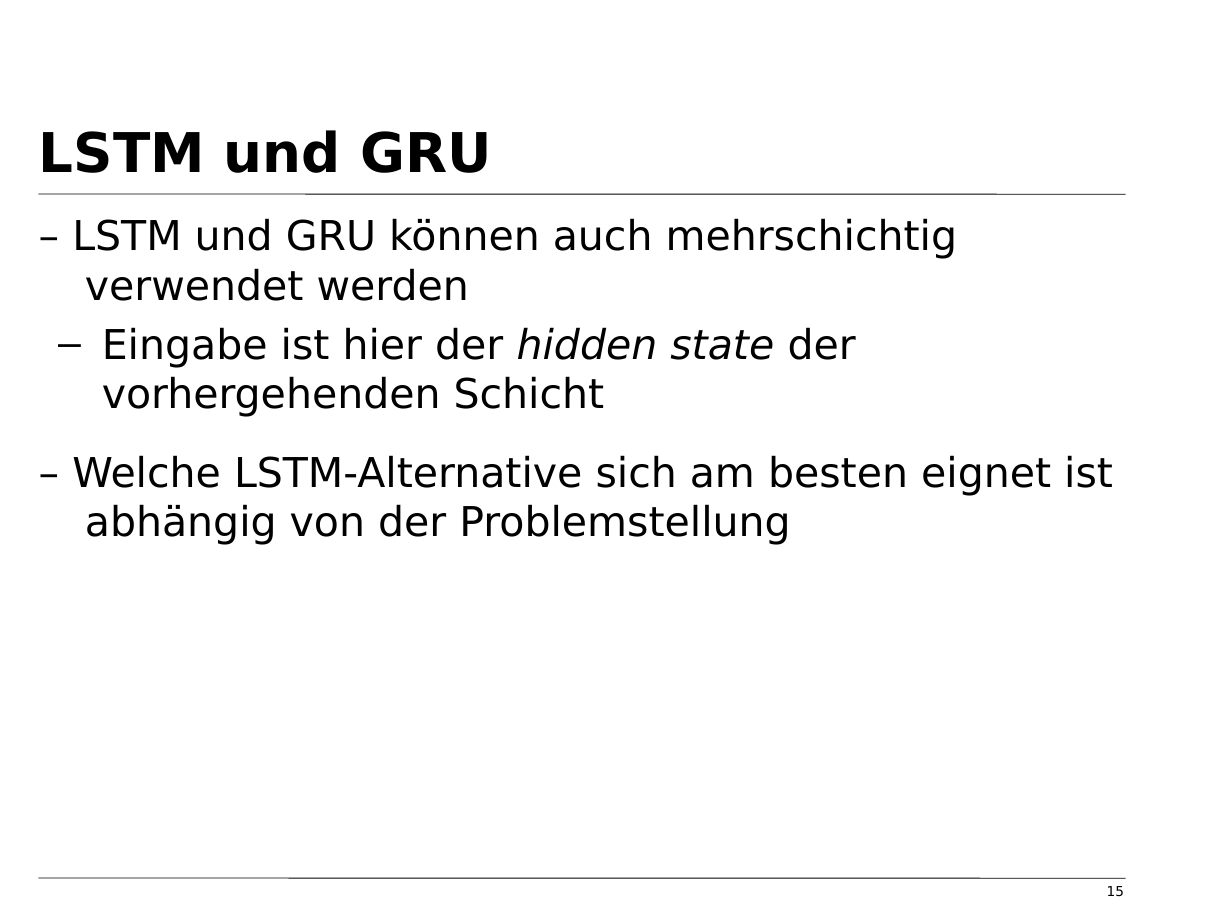
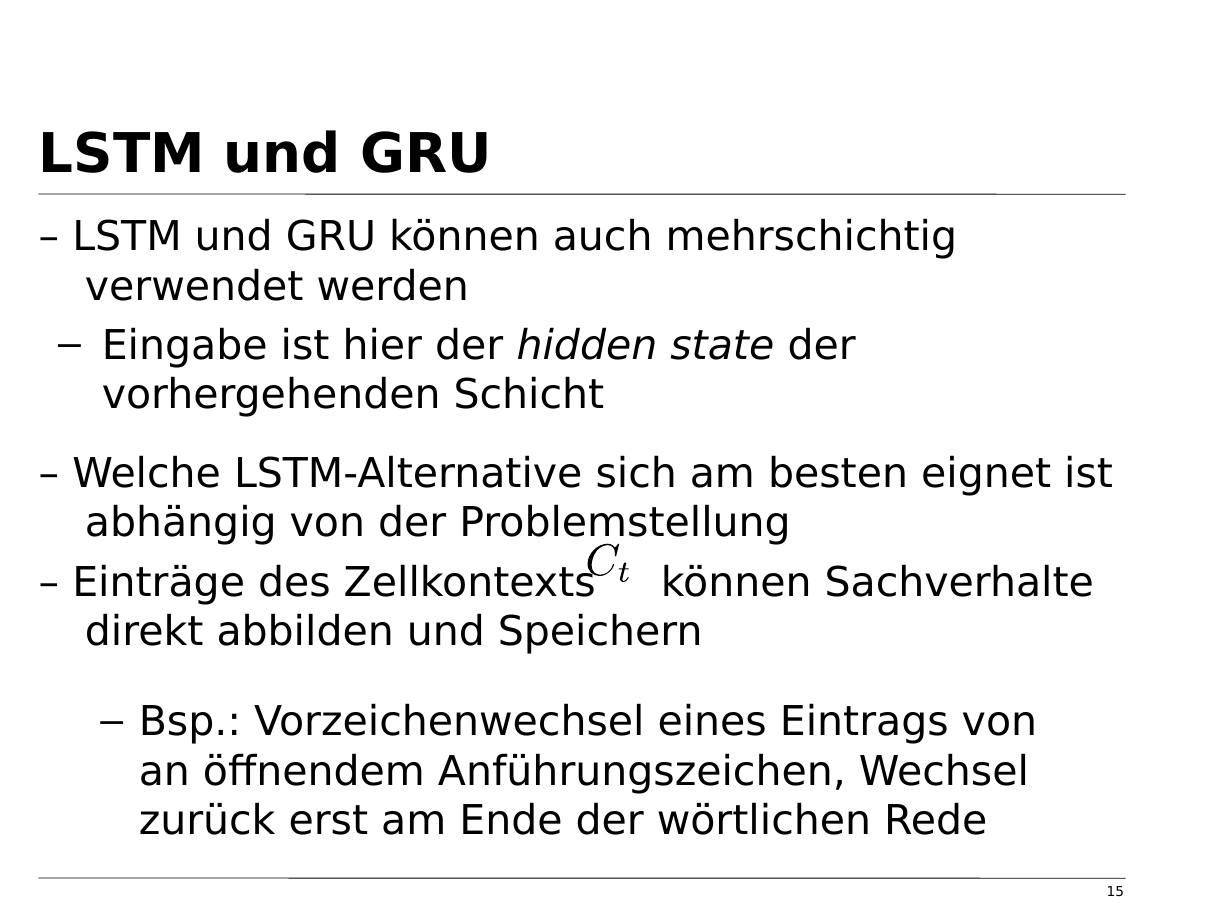
Before and after one commit to tfassbender/deep_learning_team_rnn, a slide deck: slide 15 of vorlesung/vorlesung_rnn_lstm_malte.odp. Drawn at 1232x924 pixels with LibreOffice and Linux fonts; fonts in the diff are those of the drawing; background and template pictures are left out. Boxes give left, top, right and bottom in pixels: in the first picture for what was removed or moved away, otherwise in the second. Text is boxed around its words. In the diff, an @@ line names an element or a change of style, - is before the commit and + after.

Commit message:
LSTM und GRu Folie ergänzt

```diff
--- a/vorlesung/vorlesung_rnn_lstm_malte.odp
+++ b/vorlesung/vorlesung_rnn_lstm_malte.odp
@@ text at [72, 562, 1094, 835]: paragraphs added @@
+– Einträge des Zellkontexts können Sachverhalte direkt abbilden und Speichern
+  – Bsp.: Vorzeichenwechsel eines Eintrags von an öffnendem Anführungszeichen, Wechsel zurück erst am Ende der wörtlichen Rede
@@ freeform shape added at [588, 543, 620, 575], fill #000000 @@
@@ freeform shape added at [618, 562, 630, 582], fill #000000 @@
```
Also in this commit, not shown: 7 other slides changed.
